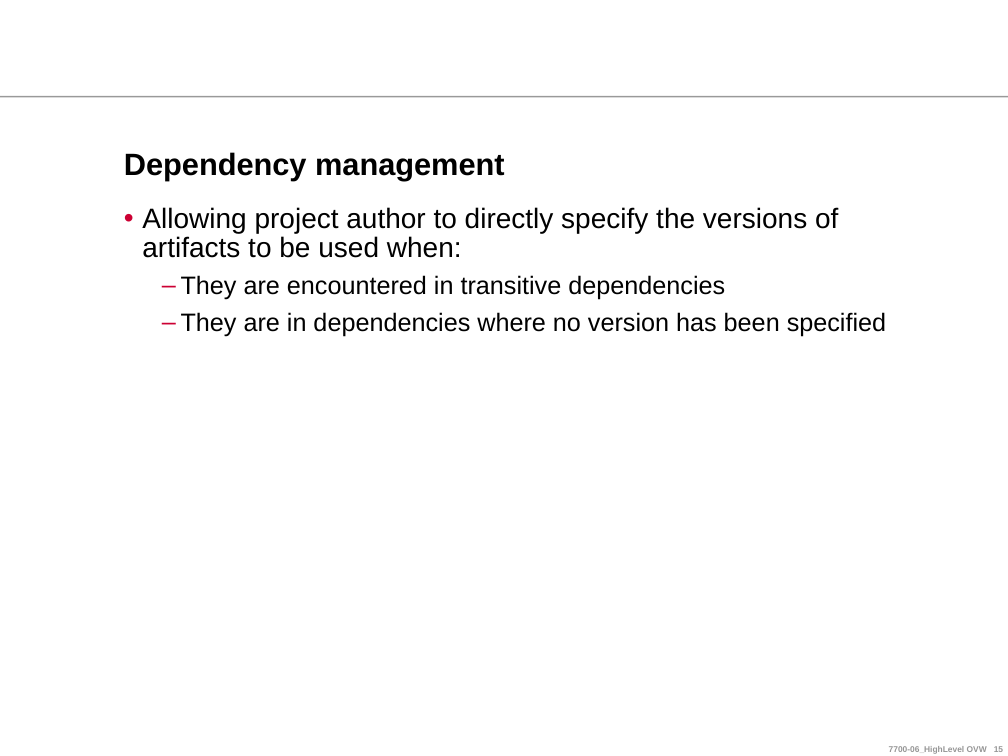
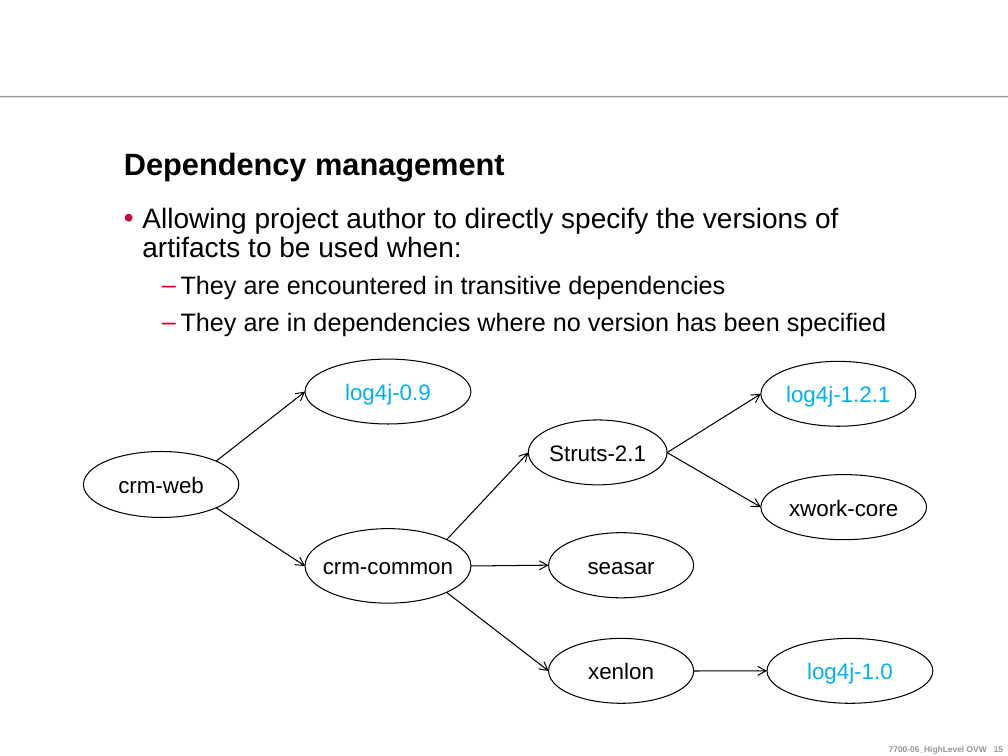
Before and after one commit to ndlongit/longnd-data, a slide deck: slide 15 of Document/Tutorial/[Presentation] Maven.ppt. Drawn at 1008x756 pixels with LibreOffice and Linux fonts; fonts in the diff are those of the drawing; background and template pictures are left out. Boxes give left, top, right and bottom in pixels: in the first picture for what was removed or moved away, otherwise in the second. Text is boxed around its words. In the diff, an @@ line names an element or a change of style, - is before the commit and + after.

```diff
--- a/Document/Tutorial/[Presentation] Maven.ppt
+++ b/Document/Tutorial/[Presentation] Maven.ppt
@@ ellipse added at (x1=305, y1=359, x2=472, y2=423), outline #000000 0.74 pt, 16 pt, text #00B0F0 @@
+log4j-0.9
@@ ellipse added at (x1=761, y1=362, x2=916, y2=426), outline #000000 0.74 pt, 16 pt, text #00B0F0 @@
+log4j-1.2.1
@@ arrow added from (216, 461) to (305, 391), #000000 0.74 pt @@
@@ arrow added from (667, 453) to (761, 394), #000000 0.74 pt @@
@@ ellipse added at (x1=528, y1=420, x2=667, y2=485), outline #000000 0.74 pt, 16 pt, text #000000 @@
+Struts-2.1
@@ ellipse added at (x1=84, y1=452, x2=239, y2=517), outline #000000 0.74 pt, 16 pt, text #000000 @@
+crm-web
@@ arrow added from (447, 539) to (528, 453), #000000 0.74 pt @@
@@ arrow added from (667, 453) to (761, 507), #000000 0.74 pt @@
@@ ellipse added at (x1=761, y1=475, x2=926, y2=540), outline #000000 0.74 pt, 16 pt, text #000000 @@
+xwork-core
@@ arrow added from (216, 508) to (305, 566), #000000 0.74 pt @@
@@ ellipse added at (x1=305, y1=528, x2=472, y2=603), outline #000000 0.74 pt, 16 pt, text #000000 @@
+crm-common
@@ ellipse added at (x1=548, y1=532, x2=694, y2=598), outline #000000 0.74 pt, 16 pt, text #000000 @@
+seasar
@@ arrow added from (471, 565) to (548, 565), #000000 0.74 pt @@
@@ arrow added from (447, 593) to (548, 671), #000000 0.74 pt @@
@@ ellipse added at (x1=548, y1=638, x2=694, y2=703), outline #000000 0.74 pt, 16 pt, text #000000 @@
+xenlon
@@ ellipse added at (x1=767, y1=638, x2=933, y2=703), outline #000000 0.74 pt, 16 pt, text #00B0F0 @@
+log4j-1.0
@@ arrow added from (694, 671) to (767, 671), #000000 0.74 pt @@
```
Also in this commit, not shown: 1 other slide changed.
